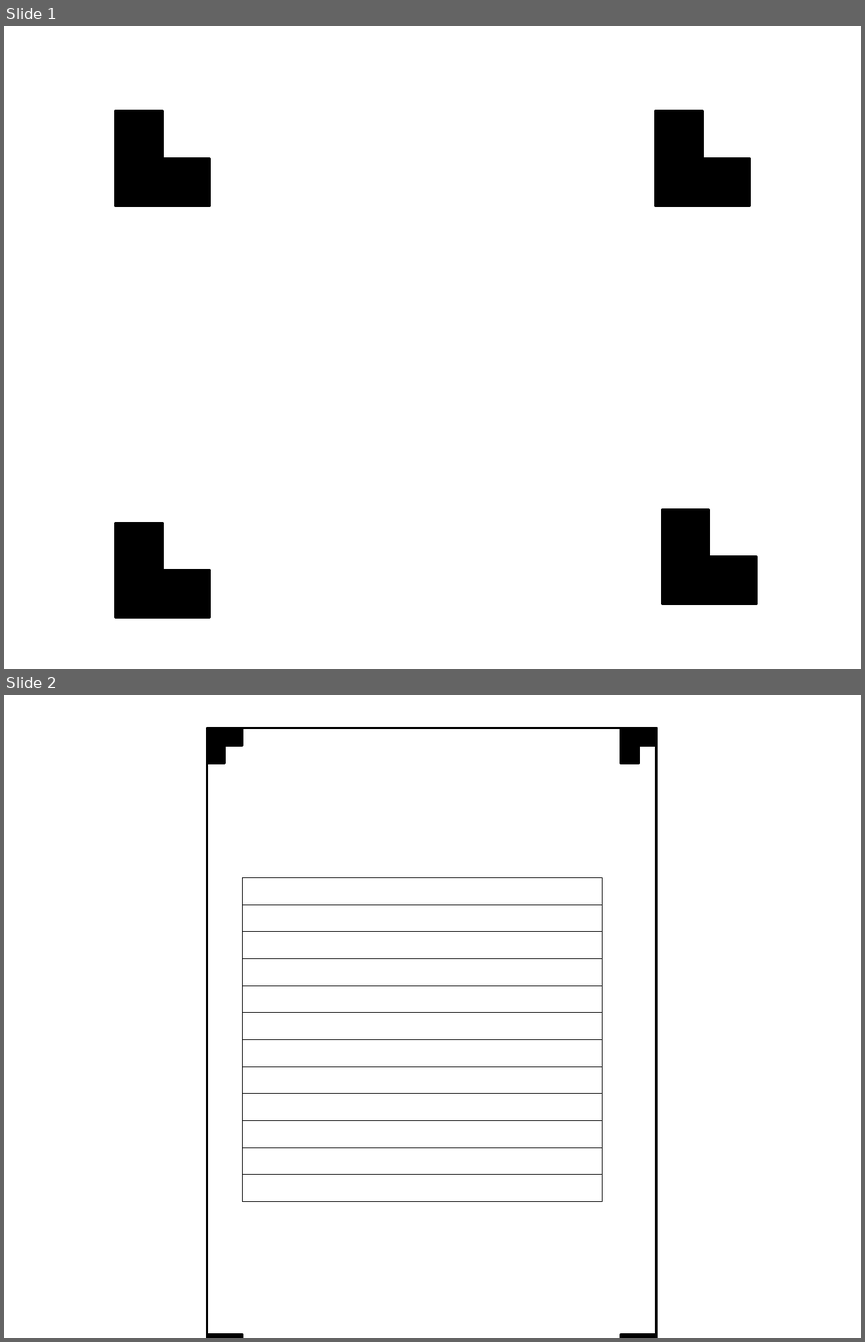
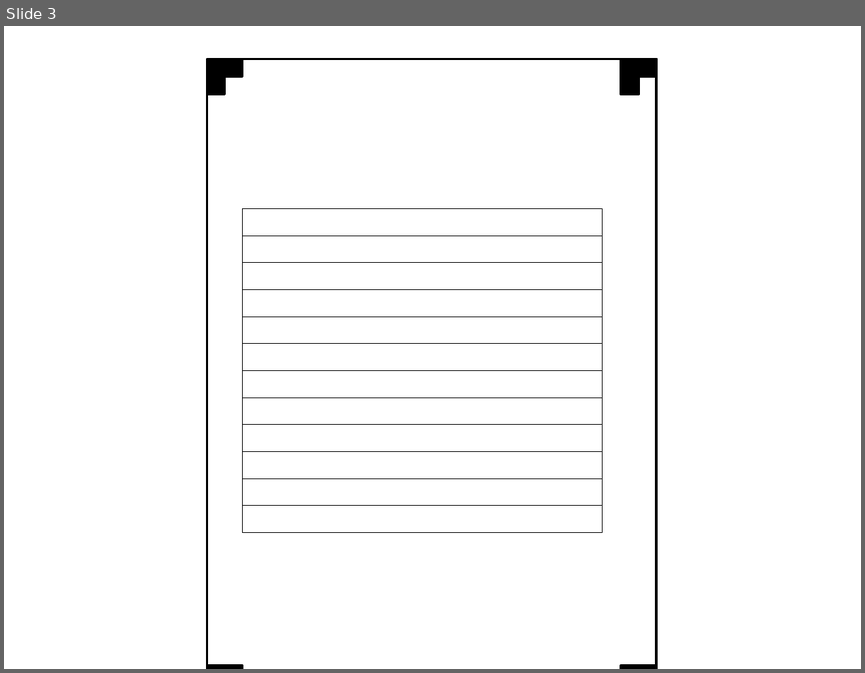
Before and after one commit to alvarogonzalezsotillo/test-evaluation, a slide deck: src/msword/models.ppt. Shown one above the other, each under a label of ours: slides 1 and 2 before the commit, slide 3 after it. The pictures are 865x1342 and 865x673 pixels, drawn with LibreOffice and Linux fonts; fonts in the diff are those of the drawing. Boxes give left, top, right and bottom in pixels: in the first picture for what was removed or moved away, otherwise in the second. Text is boxed around its words. In the diff, an @@ line names an element or a change of style, - is before the commit and + after.

```diff
--- a/src/msword/models.ppt
+++ b/src/msword/models.ppt
@@ slide 1 removed at (x1=4, y1=26, x2=861, y2=669), background #FFFFFF @@
@@ rectangle removed at (x1=116, y1=111, x2=162, y2=158) @@
@@ rectangle removed at (x1=655, y1=111, x2=702, y2=158) @@
@@ rectangle removed at (x1=116, y1=159, x2=162, y2=206) @@
@@ rectangle removed at (x1=162, y1=159, x2=209, y2=206) @@
@@ rectangle removed at (x1=655, y1=159, x2=702, y2=206) @@
@@ rectangle removed at (x1=702, y1=159, x2=749, y2=206) @@
@@ rectangle removed at (x1=662, y1=509, x2=709, y2=556) @@
@@ rectangle removed at (x1=116, y1=523, x2=162, y2=570) @@
@@ rectangle removed at (x1=116, y1=570, x2=162, y2=617) @@
@@ rectangle removed at (x1=162, y1=570, x2=209, y2=617) @@
@@ rectangle removed at (x1=662, y1=556, x2=709, y2=603) @@
@@ rectangle removed at (x1=709, y1=556, x2=756, y2=603) @@
@@ what was slide 2 is now slide 3 @@
```
Also in this commit, not shown: 2 slides added, 9 other files.
